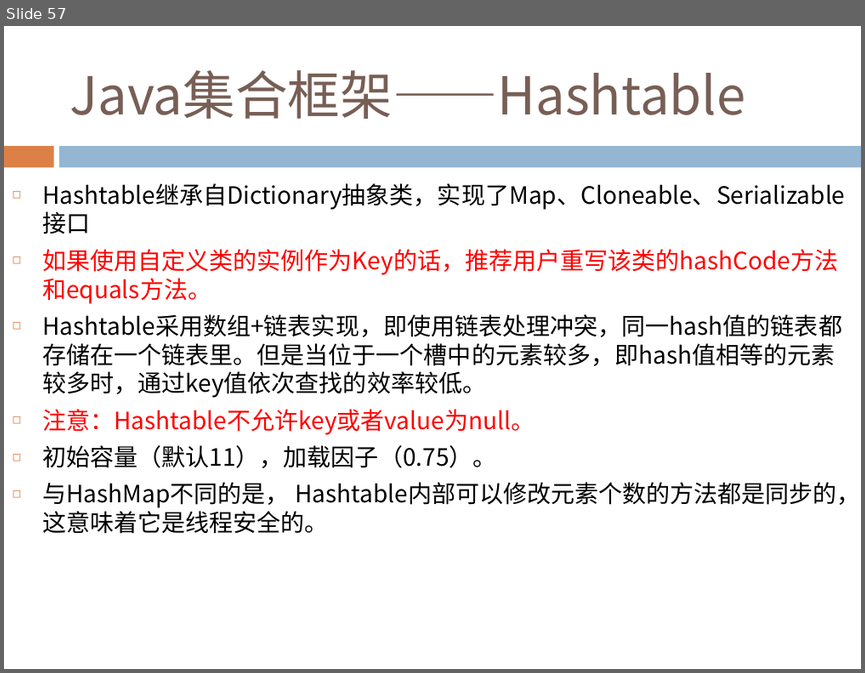
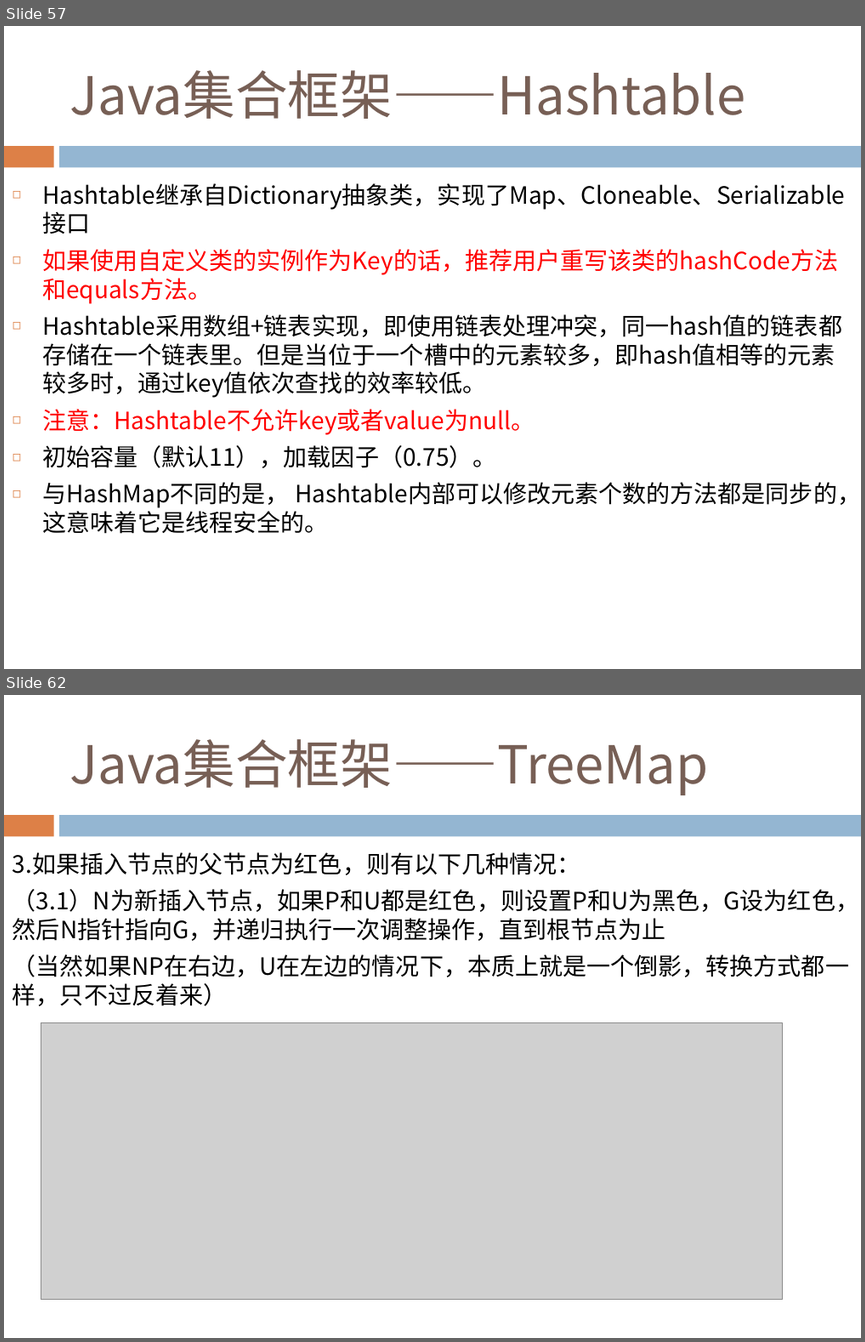
Before and after one commit to Costriod/study, a slide deck: Java基础.pptx. Shown one above the other, each under a label of ours: slide 57 before the commit, slides 57 and 62 after it; the slides between them are not shown. The pictures are 865x673 and 865x1342 pixels, drawn with LibreOffice and Linux fonts; fonts in the diff are those of the drawing; grey boxes stand for pictures. Boxes give left, top, right and bottom in pixels: in the first picture for what was removed or moved away, otherwise in the second. Text is boxed around its words. In the diff, an @@ line names an element or a change of style, - is before the commit and + after.

```diff
--- a/Java基础.pptx
+++ b/Java基础.pptx
@@ slide 62 added at box(4, 695, 861, 1338), background #FFFFFF; not listed: 2 template elements that a slide beside it also shows @@
@@ title added at box(69, 739, 708, 795), 44 pt, text #775F55 @@
+Java集合框架——TreeMap
@@ text added at box(12, 852, 859, 1006), 20 pt, text #000000 @@
+3.如果插入节点的父节点为红色，则有以下几种情况：
+（3.1）N为新插入节点，如果P和U都是红色，则设置P和U为黑色，G设为红色，然后N指针指向G，并递归执行一次调整操作，直到根节点为止
+（当然如果NP在右边，U在左边的情况下，本质上就是一个倒影，转换方式都一样，只不过反着来）
@@ picture added at box(41, 1023, 782, 1299) @@
```
Also in this commit, not shown: 2 slides changed, 11 other slides added.
